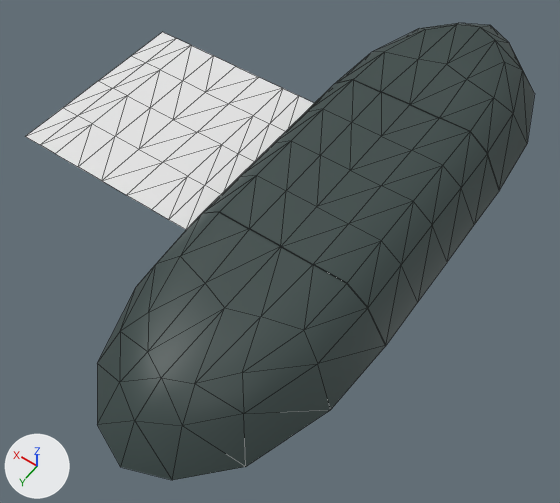
What one commit did to the COLLADA model Unity/Assets/Models/Row_Tiles_V3.dae.
Before and after are seen from a 50 mm lens placed at (-2.15, 4.52, 5.18), pointed at (0.37, 1.0, -0.35). Every picture has the same lights, and +X, +Y and +Z are marked at lower left. Mesh edges are drawn as thin lines.

In view in the first picture: 'End', 'Ground', 'Middle', 'Start'.
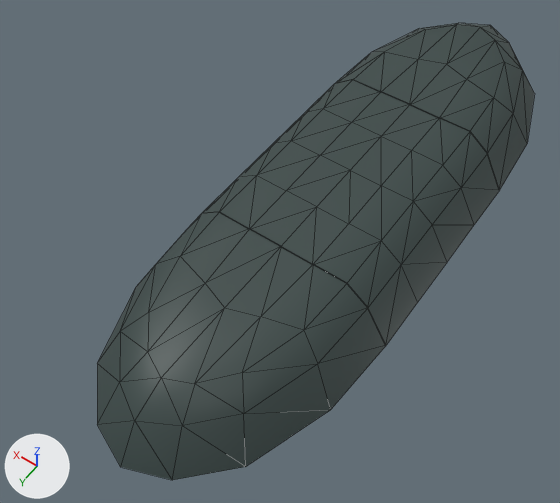
Pixel boxes [x1, y1, x2, y2] of what changed, in the pictures (560 x 503 px):
'Ground', deleted
    before: [26, 32, 314, 230]
'Start', unchanged, uncovered by the edit
    before: [335, 23, 534, 190]
    after: [97, 212, 386, 480]
'End', unchanged, covered by the edit
    before: [97, 212, 386, 480]
    after: [335, 23, 534, 190]

What the commit changed:
Object 'Ground' (ob_ground) is deleted.
